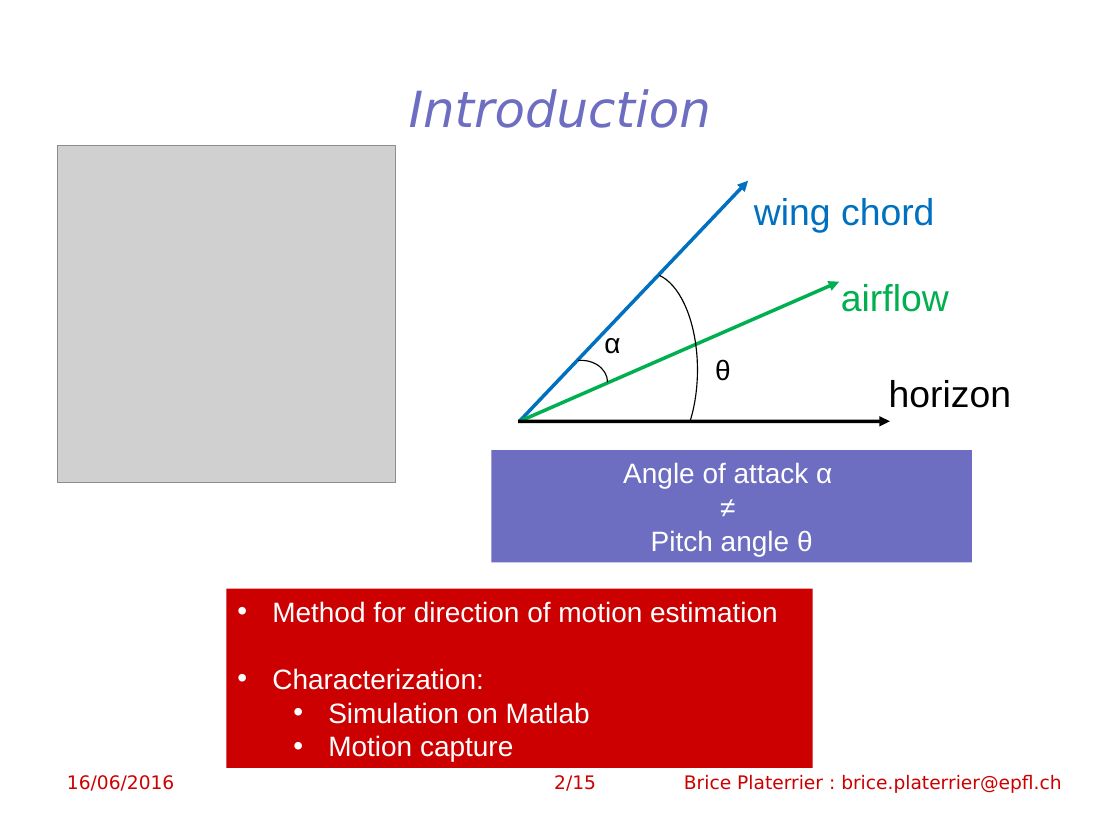
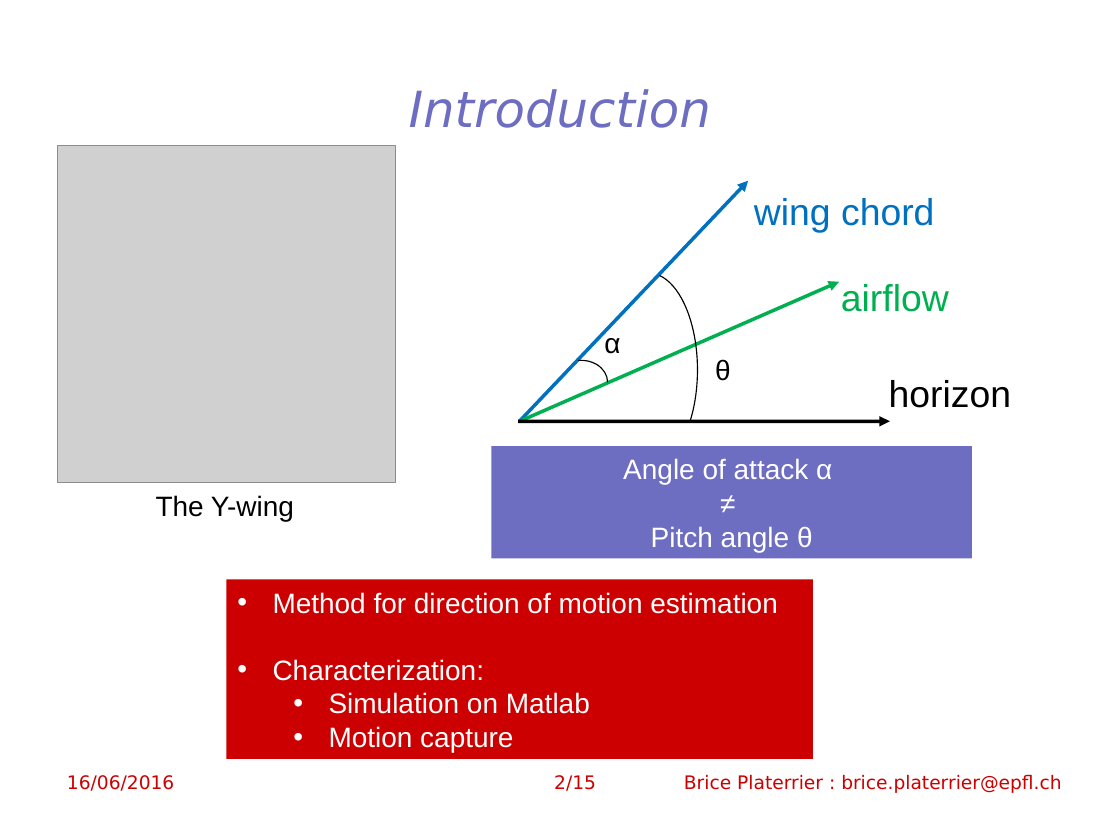
Before and after one commit to lis-epfl/Flow, a slide deck: slide 2 of presentation/lis_final_presentation.ppt. Drawn at 1120x840 pixels with LibreOffice and Linux fonts; fonts in the diff are those of the drawing; grey boxes stand for pictures; background and template pictures are left out. Boxes give left, top, right and bottom in pixels: in the first picture for what was removed or moved away, otherwise in the second. Text is boxed around its words. In the diff, an @@ line names an element or a change of style, - is before the commit and + after.

Commit message:
Add Final Presentation (final version)

```diff
--- a/presentation/lis_final_presentation.ppt
+++ b/presentation/lis_final_presentation.ppt
@@ rectangle "Angle of attack α": place and size @@
-rectangle "Angle of attack α" at <box>492,450,972,562</box>
+rectangle "Angle of attack α" at <box>492,446,972,558</box>
@@ text added at <box>156,495,294,521</box>, 18 pt, text #000000 @@
+The Y-wing
@@ rectangle "Method for direction of motion ...": place and size @@
-rectangle "Method for direction of motion ..." at <box>226,589,813,768</box>
+rectangle "Method for direction of motion ..." at <box>226,579,813,758</box>
```
Also in this commit, not shown: 5 other slides changed, 2 slides added, 2 other files.
